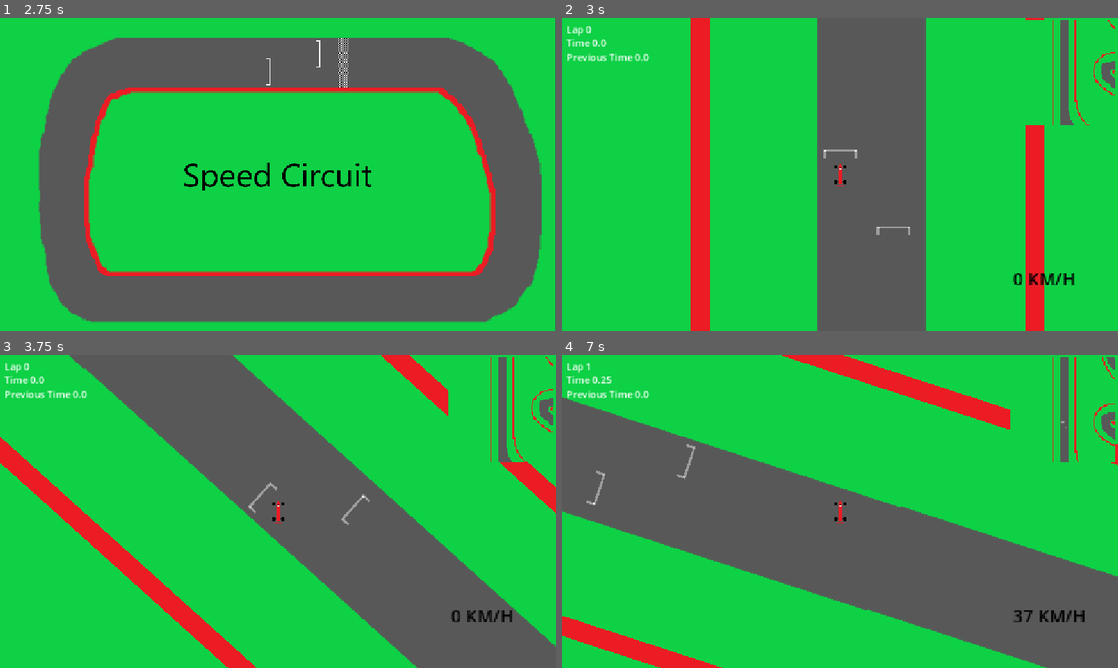
Above: before the commit, frames 1-4 (two rows, left to right).
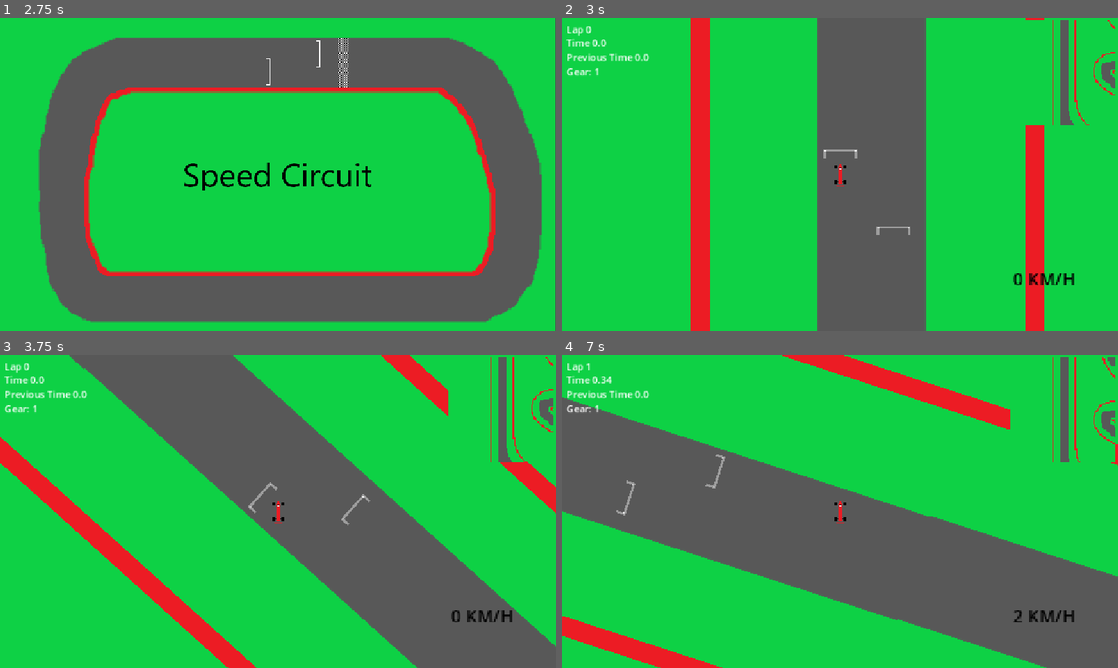
Above: after the commit, the same moments.

Repository: avg517/Slippery-Race
Game: Godot game, scene res://menu.tscn
Two runs of this game, one before a commit and one after it. Both use one fixed random seed, a clock stepped at 60 frames per second and the inputs below.
Inputs (mouse positions are in pixels of both pictures, inside the frame that each line leads up to):
- Up to frame 1 (2.75 s): click (278, 152) at 0.5 s; click (278, 152) at 1.25 s; click (278, 127) at 2 s
- Up to frame 2 (3 s): click (840, 174) at 2.75 s
- Up to frame 3 (3.75 s): tap Enter at 3.5 s; hold D (P1_Move_Right) from 3.53 s (still down)
- Up to frame 4 (7 s): release D (P1_Move_Right) at 4.28 s; hold Q (P1_gear_down, bound only after the commit) 4.28-5.03 s; tap Space (P1_Move_Down) at 5 s; hold D (P1_Move_Right) 5.03-5.78 s; hold W (P1_Move_Up) 5.78-6.53 s; hold A (P1_Move_Left) from 6.53 s (still down)

Frame 1 is identical in both runs. In frame 2, less than 0.1% of the frame differs, in the area x 0-7%, y 16-19%; in frame 3, less than 0.1%; in frame 4, 0.9%, in the area x 0-100%, y 0-86%.

Commit message:
V1.09.04

Diff:
--- a/DO NOT OPEN/I AM SERIOUS/OK/I DID WARN YOU OF THE HORRORS THAT YOU WILL DISCOVER/Physics scripts/MasinaF1Rosu.gd
+++ b/DO NOT OPEN/I AM SERIOUS/OK/I DID WARN YOU OF THE HORRORS THAT YOU WILL DISCOVER/Physics scripts/MasinaF1Rosu.gd
@@ -3,13 +3,23 @@
 #acceleration
 #var acc=5.0
 #velocity idk
+#gears top speed
+var gear=1
+var gear1=34.0
+var gear2=51.0
+var gear3=68.0
+var gear4=85.0
+var gear5=102.0
+var gear6=120.0
+var topSpeed
+var torq=5
 
 var speed = Vector2(0,0)
 # Called when the node enters the scene tree for the first time.
 func _ready():
 	pass
 func friction (force,mult): #force = viteza maxima mult e multiply, lasa 1 pentru acceleratie normala
-	speed -= Vector2(cos (speed.angle()) * speed.length()/force*mult*Global.acc/5,sin (speed.angle()) * speed.length()/force*mult*Global.acc/5)
+	speed -= Vector2(cos (speed.angle()) * speed.length()/force*mult*torq/5,sin (speed.angle()) * speed.length()/force*mult*torq/5)
 	#if speed.x > 0.0:
 	#	speed.x -= force
 	#elif speed.x < -0.0:
@@ -35,6 +45,25 @@
 
 
 func _physics_process(delta):
+	if(gear==1):
+		topSpeed=gear1
+		torq = 17.5
+	elif(gear==2):
+		topSpeed=gear2
+		torq = 14.0
+	elif(gear==3):
+		topSpeed=gear3
+		torq = 11.0
+	elif(gear==4):
+		topSpeed=gear4
+		torq = 9.0
+	elif(gear==5):
+		topSpeed=gear5
+		torq = 7.0
+	elif(gear==6):
+		topSpeed=gear6
+		torq = 5.0
+	Global.gearr = gear
 	#movement
 	Global.poz1Y = global_position.y
 	Global.poz1X = global_position.x
@@ -44,12 +73,14 @@
 		#get_node("Label").text = LabelP1 % int(speed.length()/4)
 	Global.speed_1 = LabelP1 % int(speed.length()/4)
 	if Input.is_action_pressed("P1_Move_Up"):
-		accel(Global.acc) #5 e default
+		accel(torq) #5 e default
 	if Input.is_action_pressed("P1_Move_Down"):
 		breaks(10.0)
 		#friction(20.0);
-
-
+	if Input.is_action_just_released("P1_gear_up") and gear!=6:
+		gear+=1
+	if Input.is_action_just_released("P1_gear_down") and gear !=1:
+		gear-=1
 	velocity = speed
 	move_and_slide()
 	#rotation
@@ -62,6 +93,6 @@
 		speed -= Vector2(cos (speed.angle()) * 100.0,sin (speed.angle()) * 100.0)
 	#menuEntering
 	if Global.onGrass == true:
-		friction(Global.top_speed/Global.acc,1);
+		friction(topSpeed/torq,1);
 	else:
-		friction(Global.top_speed,1);
+		friction(topSpeed,1);
--- a/game_2.gd
+++ b/game_2.gd
@@ -28,3 +28,5 @@
 	get_node("FormulaCar/Label4").text = LabelT % Global.LapTime
 	var LabelTP = "Previous Time %s"
 	get_node("FormulaCar/Label5").text = LabelTP % Global.Ptime
+	var Label6 = "Gear: %s"
+	get_node("FormulaCar/Label6").text = Label6 % Global.gearr
--- a/game_2.tscn
+++ b/game_2.tscn
@@ -62,6 +62,13 @@
 offset_bottom = -430.999
 rotation = 1.5708
 
+[node name="Label6" type="Label" parent="FormulaCar"]
+offset_left = 182.0
+offset_top = -453.999
+offset_right = 321.0
+offset_bottom = -430.999
+rotation = 1.5708
+
 [node name="SubViewportContainer" type="SubViewportContainer" parent="FormulaCar"]
 z_index = 100
 z_as_relative = false
--- a/global.gd
+++ b/global.gd
@@ -13,7 +13,7 @@
 var poz1Y
 var poz1X
 var rot1
-
+var gearr
 
 func _ready():
 	load_data()
--- a/project.godot
+++ b/project.godot
@@ -76,6 +76,16 @@
 , Object(InputEventJoypadButton,"resource_local_to_scene":false,"resource_name":"","device":-1,"button_index":5,"pressure":0.0,"pressed":false,"script":null)
 ]
 }
+P1_gear_up={
+"deadzone": 0.2,
+"events": [Object(InputEventKey,"resource_local_to_scene":false,"resource_name":"","device":-1,"window_id":0,"alt_pressed":false,"shift_pressed":false,"ctrl_pressed":false,"meta_pressed":false,"pressed":false,"keycode":0,"physical_keycode":69,"key_label":0,"unicode":101,"location":0,"echo":false,"script":null)
+]
+}
+P1_gear_down={
+"deadzone": 0.2,
+"events": [Object(InputEventKey,"resource_local_to_scene":false,"resource_name":"","device":-1,"window_id":0,"alt_pressed":false,"shift_pressed":false,"ctrl_pressed":false,"meta_pressed":false,"pressed":false,"keycode":0,"physical_keycode":81,"key_label":0,"unicode":113,"location":0,"echo":false,"script":null)
+]
+}
 
 [physics]
 
Binary file added: Draws/#/120.jpg
Not shown, added: Draws/#/120.jpg.import
